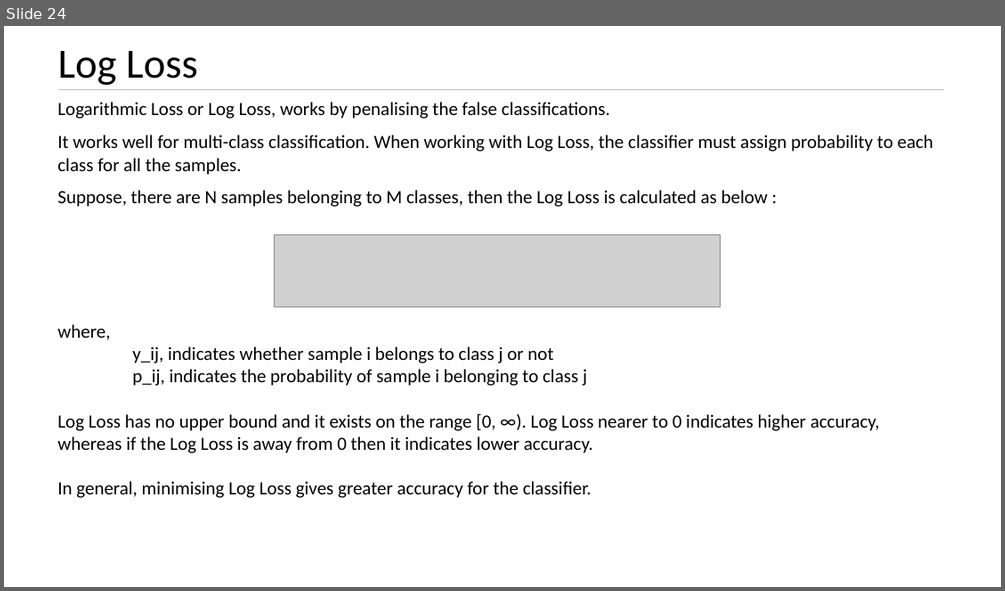
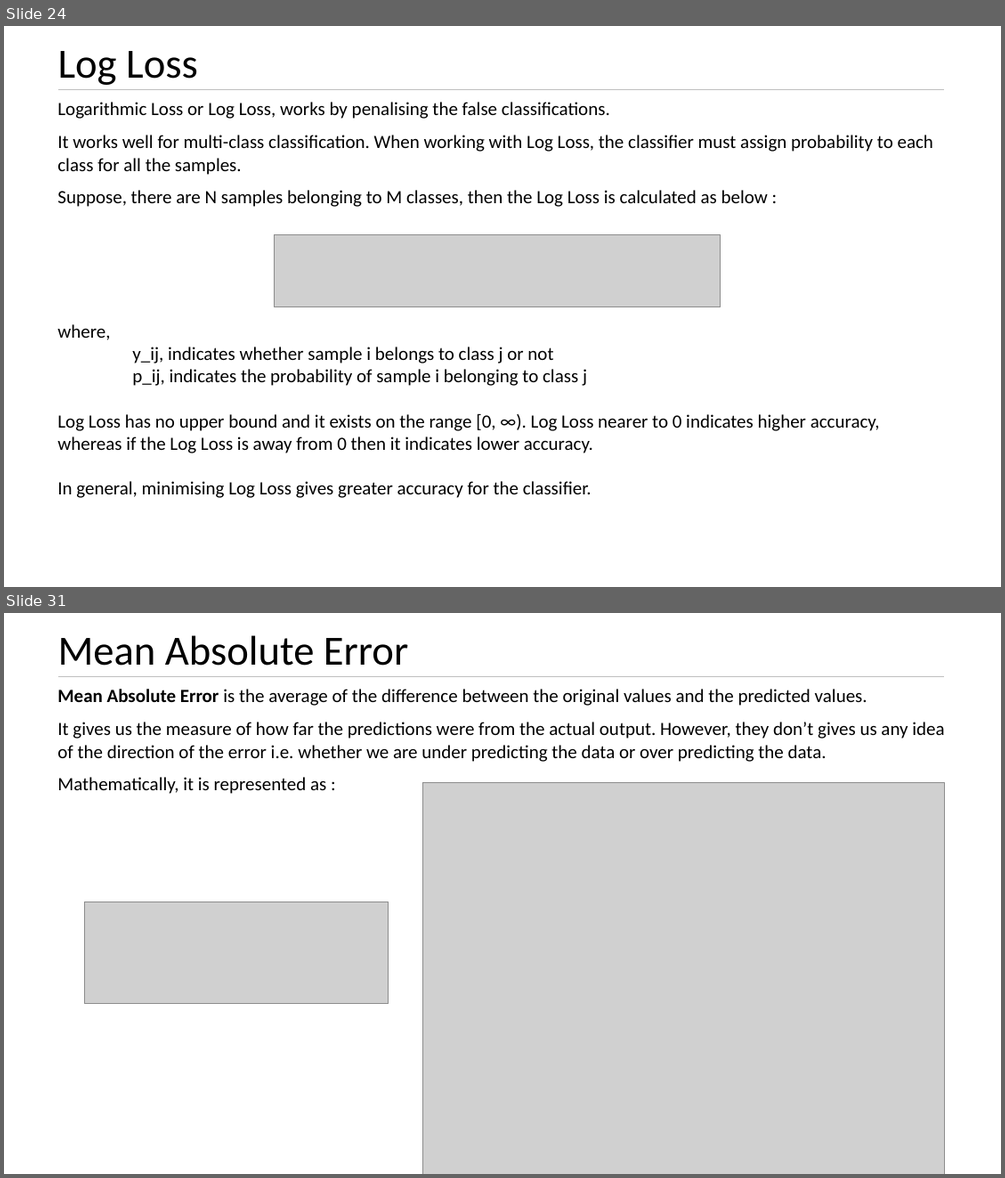
Before and after one commit to kushkul/Intro-to-Analytics, a slide deck: Machine Learning/Lesson 10 Performance Metrics.pptx. Shown one above the other, each under a label of ours: slide 24 before the commit, slides 24 and 31 after it; the slides between them are not shown. The pictures are 1005x591 and 1005x1178 pixels, drawn with LibreOffice and Linux fonts; fonts in the diff are those of the drawing; grey boxes stand for pictures. Boxes give left, top, right and bottom in pixels: in the first picture for what was removed or moved away, otherwise in the second. Text is boxed around its words. In the diff, an @@ line names an element or a change of style, - is before the commit and + after.

```diff
--- a/Machine Learning/Lesson 10 Performance Metrics.pptx
+++ b/Machine Learning/Lesson 10 Performance Metrics.pptx
@@ slide 31 added at [4, 613, 1001, 1174], background #FFFFFF @@
@@ text added at [58, 635, 408, 666], 40 pt, text #000000 @@
+Mean Absolute Error
@@ text added at [57, 689, 944, 794], 18 pt, text #000000 @@
+Mean Absolute Error is the average of the difference between the original values and the predicted values.
+It gives us the measure of how far the predictions were from the actual output. However, they don’t gives us any idea of the direction of the error i.e. whether we are under predicting the data or over predicting the data.
+Mathematically, it is represented as :
@@ line added from (58, 676) to (945, 676), #BFBFBF 0.5 pt @@
@@ picture added at [423, 783, 945, 1174] @@
@@ picture added at [85, 901, 388, 1004] @@
```
Also in this commit, not shown: 1 slide changed, 9 other slides added.
